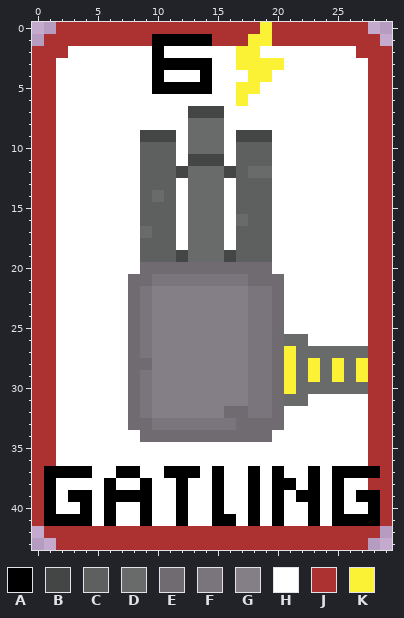
A pixel-art file gets an edit: Textures/Cards/gatling_gun.aseprite. Above is the file before it was changed.
30x44 pixels, 1 frame.
Palette (. is transparent): A #000000  B #444545  C #5e5f5f  D #696a6a  E #6f6b70  F #7a747d  G #847e87  H #ffffff  J #ac3232  K #fbf236
Pixels before, first column x 0:
 0 ..JJJJJJJJJJJJJJJJJKJJJJJJJJ..
 1 .JJJJJJJJJAAAAAJJJKKJJJJJJJJJ.
 2 JJJHHHHHHHAHHHHHHKKHHHHHHHHJJJ
 3 JJHHHHHHHHAAAAAHHKKKKHHHHHHHJJ
 4 JJHHHHHHHHAHHHAHHHKKHHHHHHHHJJ
 5 JJHHHHHHHHAAAAAHHKKHHHHHHHHHJJ
 6 JJHHHHHHHHHHHHHHHKHHHHHHHHHHJJ
 7 JJHHHHHHHHHHHBBBHHHHHHHHHHHHJJ
 8 JJHHHHHHHHHHHDDDHHHHHHHHHHHHJJ
 9 JJHHHHHHHBBBHDDDHBBBHHHHHHHHJJ
10 JJHHHHHHHCCCHDDDHCCCHHHHHHHHJJ
11 JJHHHHHHHCCCHBBBHCCCHHHHHHHHJJ
12 JJHHHHHHHCCCBDDDBCDDHHHHHHHHJJ
13 JJHHHHHHHCCCHDDDHCCCHHHHHHHHJJ
14 JJHHHHHHHCDCHDDDHCCCHHHHHHHHJJ
15 JJHHHHHHHCCCHDDDHCCCHHHHHHHHJJ
16 JJHHHHHHHCCCHDDDHDCCHHHHHHHHJJ
17 JJHHHHHHHDCCHDDDHCCCHHHHHHHHJJ
18 JJHHHHHHHCCCHDDDHCCCHHHHHHHHJJ
19 JJHHHHHHHCCCBDDDBCCCHHHHHHHHJJ
20 JJHHHHHHHEEEEEEEEEEEHHHHHHHHJJ
21 JJHHHHHHEEFFFFFFFFEEEHHHHHHHJJ
22 JJHHHHHHEFGGGGGGGGFFEHHHHHHHJJ
23 JJHHHHHHEFGGGGGGGGFFEHHHHHHHJJ
24 JJHHHHHHEFGGGGGGGGFFEHHHHHHHJJ
25 JJHHHHHHEFGGGGGGGGFFEHHHHHHHJJ
26 JJHHHHHHEFGGGGGGGGFFEDDHHHHHJJ
27 JJHHHHHHEFGGGGGGGGFFEKDDDDDDJJ
28 JJHHHHHHEEGGGGGGGGFFEKDKDKDKJJ
29 JJHHHHHHEFGGGGGGGGFFEKDKDKDKJJ
30 JJHHHHHHEFGGGGGGGGFFEKDDDDDDJJ
31 JJHHHHHHEFGGGGGGGGFFEDDHHHHHJJ
32 JJHHHHHHEFGGGGGGEEFFEHHHHHHHJJ
33 JJHHHHHHEEFFFFFFFEEEEHHHHHHHJJ
34 JJHHHHHHHEEEEEEEEEEEHHHHHHHHJJ
35 JJHHHHHHHHHHHHHHHHHHHHHHHHHHJJ
36 JJHHHHHHHHHHHHHHHHHHHHHHHHHHJJ
37 JAAAAHHAAHHAAAHAHHAHAHHAHAAAAJ
38 JAHHHHAHHAHHAHHAHHAHAAHAHAHHJJ
39 JAHAAHAAAAHHAHHAHHAHAHAAHAHAAJ
40 JAHHAHAHHAHHAHHAHHAHAHHAHAHHAJ
41 JAAAAHAHHAHHAHHAAHAHAHHAHAAAAJ
42 .JJJJJJJJJJJJJJJJJJJJJJJJJJJJ.
43 ..JJJJJJJJJJJJJJJJJJJJJJJJJJ..
After:
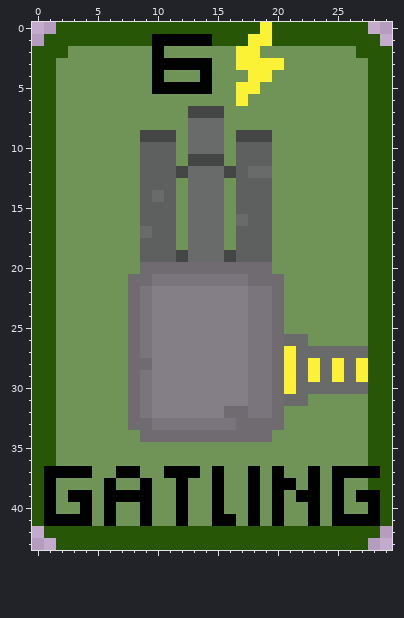
Change:
{"colour":"H","old":"#ffffff","new":"#709357"}
{"colour":"J","old":"#ac3232","new":"#275606"}
